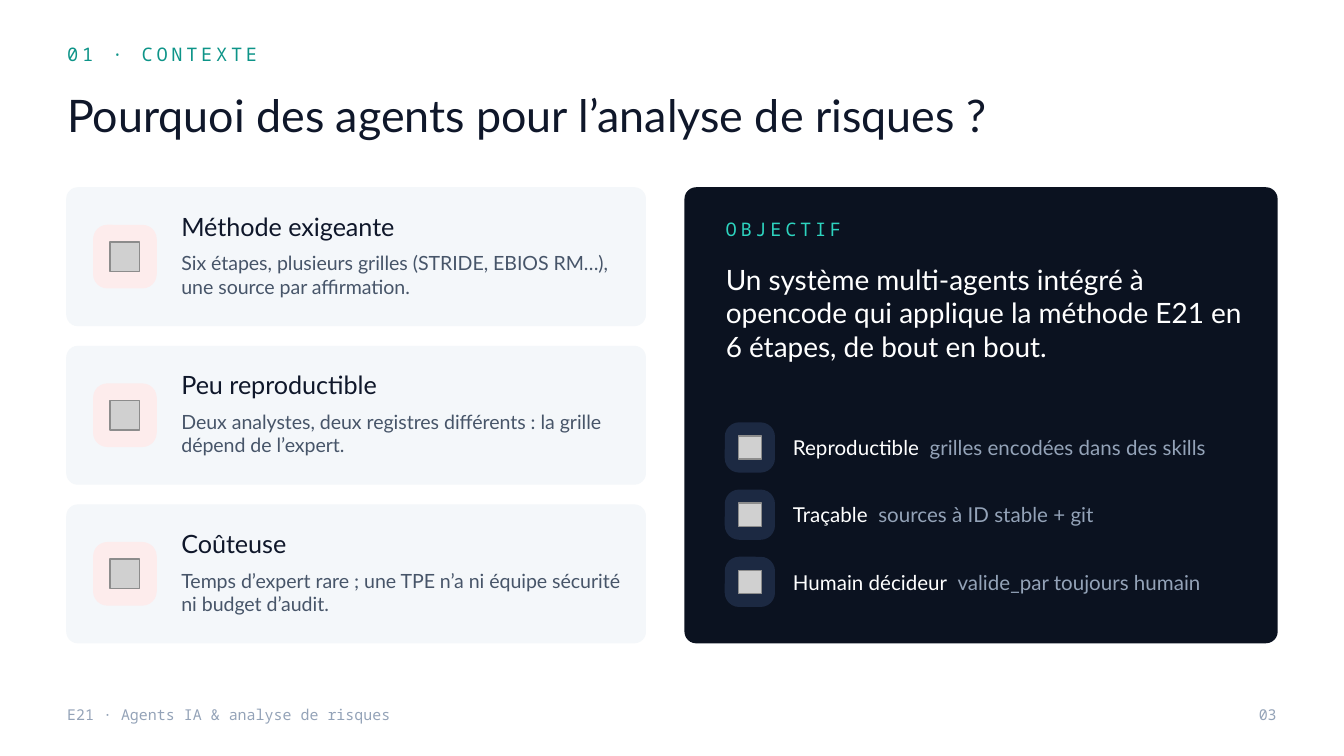
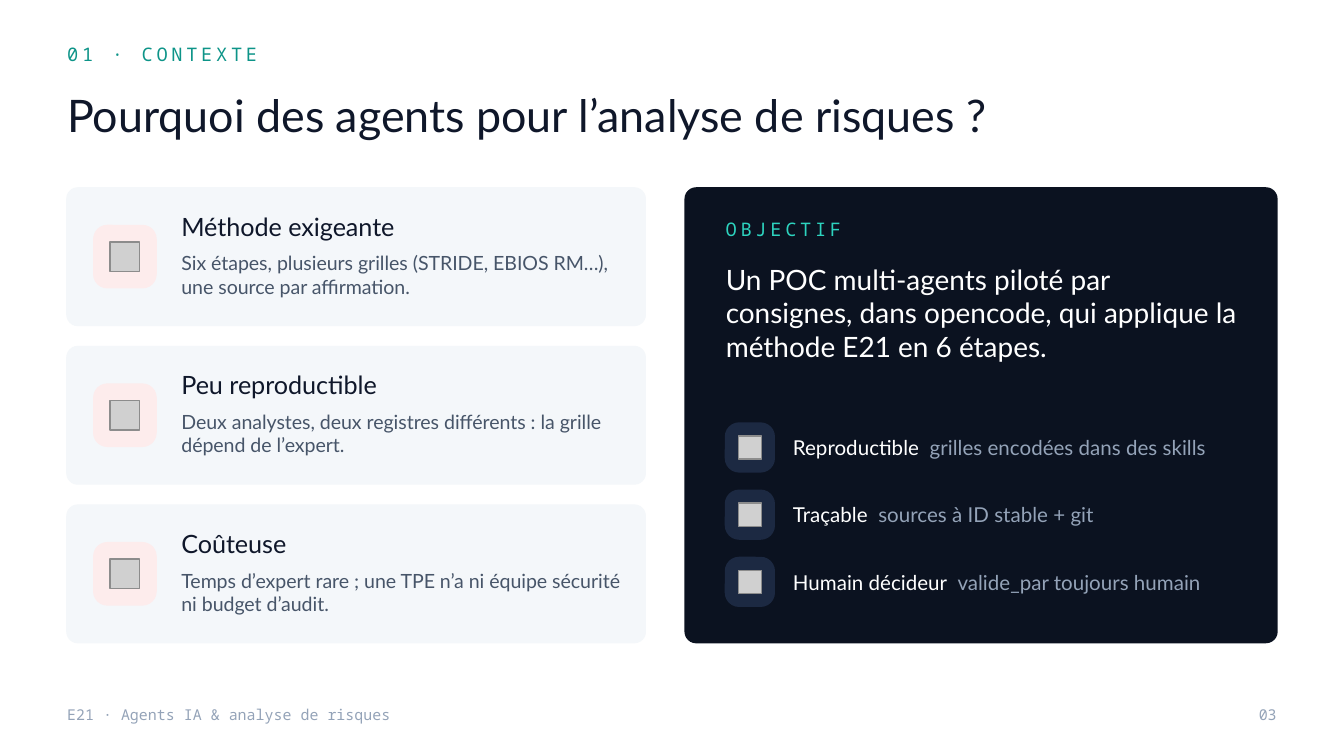
Before and after one commit to MelvinBzh/management_de_la_securite, a slide deck: slide 3 of soutenance/Soutenance_E21_Agents_IA.pptx. Drawn at 1344x756 pixels with LibreOffice and Linux fonts; fonts in the diff are those of the drawing; grey boxes stand for pictures. Boxes give left, top, right and bottom in pixels: in the first picture for what was removed or moved away, otherwise in the second. Text is boxed around its words. In the diff, an @@ line names an element or a change of style, - is before the commit and + after.

```diff
--- a/soutenance/Soutenance_E21_Agents_IA.pptx
+++ b/soutenance/Soutenance_E21_Agents_IA.pptx
@@ text at (726,269,1237,362): text changed @@
-Un système multi-agents intégré à opencode qui applique la méthode E21 en 6 étapes, de bout en bout.
+Un POC multi-agents piloté par consignes, dans opencode, qui applique la méthode E21 en 6 étapes.
```
Also in this commit, not shown: 20 other slides changed, 1 slide added, 1 slide removed.
